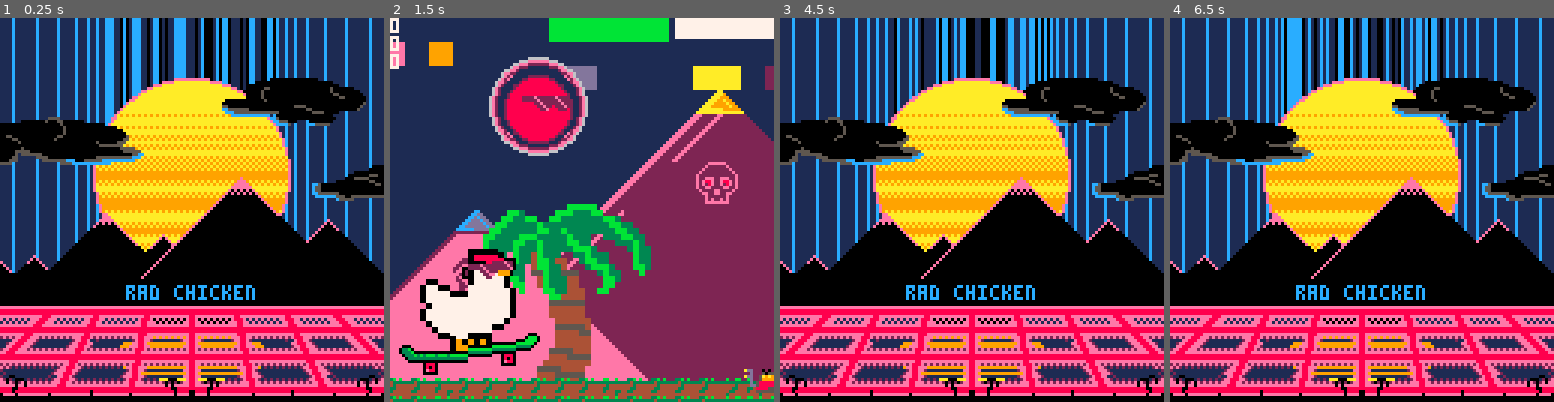
Above: before the commit, frames 1-4 (left to right).
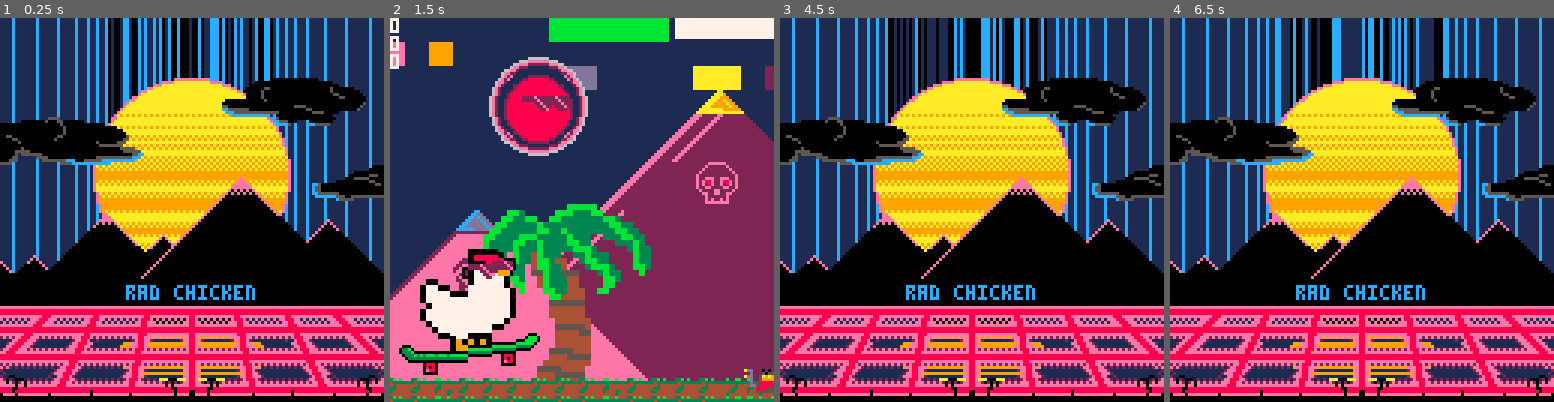
Above: after the commit, the same moments.

Repository: StevenCollins/rad-chicken
Game: PICO-8 cartridge rc.p8
The game is run twice, just before and just after one commit, with the same random seed, the same clock (stepped at 60 frames per second) and the same inputs.
Inputs:
- Up to frame 1 (0.25 s): no input
- Up to frame 2 (1.5 s): tap O (Z key) at 0.33, 0.7, 1.43 s; tap X (X key) at 1.07 s
- Up to frame 3 (4.5 s): hold Left 1.97-2.37 s; tap X (X key) every 0.33 s from 2.07 to 4.4 s; tap O (Z key) at 2.22, 3.1, 3.98 s; hold Down 2.42-2.82 s; hold Right 2.87-3.53 s; hold Up 3.58-4.08 s; hold Right from 4.13 s (still down)
- Up to frame 4 (6.5 s): release Right at 4.53 s; hold Down 4.58-5.08 s; tap X (X key) every 0.33 s from 4.73 to 6.4 s; tap O (Z key) at 4.87, 5.75 s; hold Left 5.13-5.8 s; hold Up 5.85-6.18 s; hold Left from 6.23 s (still down)

The runs differ from the first frame. In frame 1, 5.6% of the frame differs, in the area x 28-72%, y 0-28%; in frame 2, nothing differs; in frame 3, 5.4%; in frame 4, 5.8%.

Commit message:
Made flash speed adjustable
Nbd.

Diff:
--- a/rc.p8
+++ b/rc.p8
@@ -11,6 +11,8 @@
 game_speed=2
 title_speed=0.5 -- title text scroll speed.
 title_wait=4*60*title_speed -- seconds to wait before scroll.
+flash_cs={0,1,12} -- flash colour possibilities.
+flash_spd=3 -- flash changing speed in frames.
 
 function _init() title_init() end
 
@@ -21,6 +23,7 @@
 	poke(0x5f5c, 255) -- disable btnp repeat.
 
 	cntr=0 -- just a counter that increases every frame.
+	flash_c={} -- store flashy colours.
 	fast() -- set initial speed and create pause menu item.
 	-- create pause menu item.
 	menuitem(2,"reset highscore",
@@ -115,7 +118,10 @@
 	cls(1) -- dark blue.
 	-- funky flash.
 	for i=36,91 do
-		line(i,0,i,34,rnd({0,1,12}))
+		if (cntr%flash_spd==0) then
+			flash_c[i]=rnd(flash_cs)
+		end
+		line(i,0,i,34,flash_c[i])
 	end
 	-- light blue.
 	for i,x in ipairs{4,12,19,25,29,32,35} do
